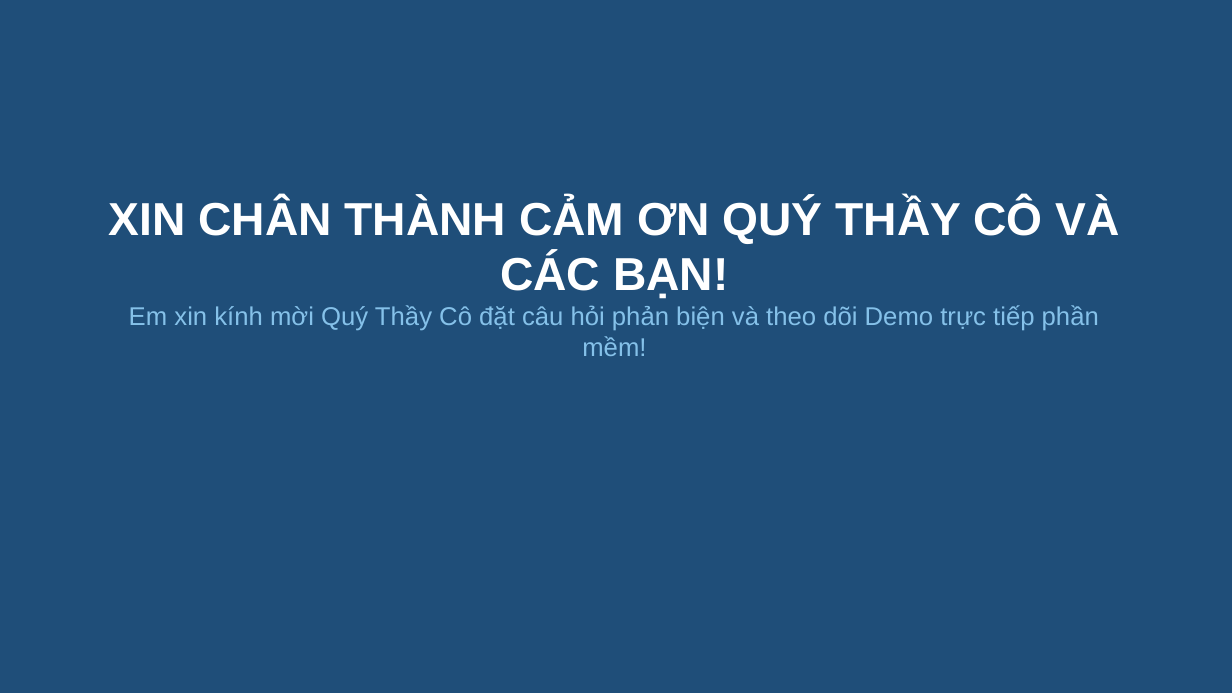
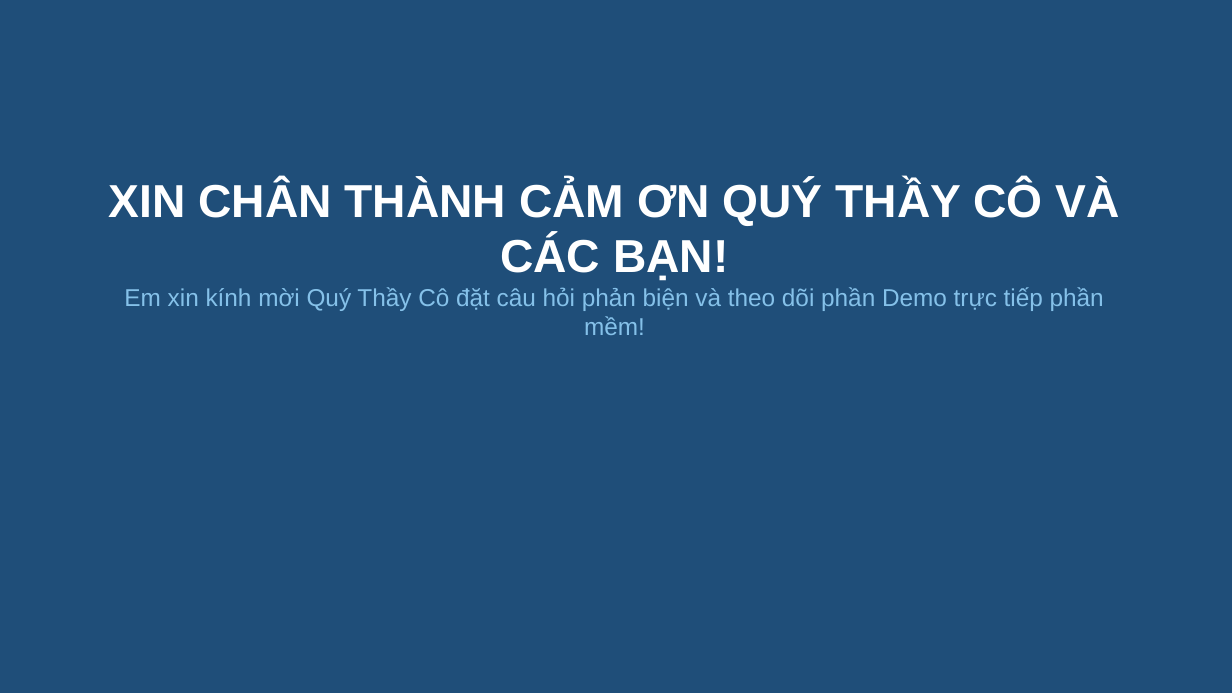
Before and after one commit to 2312741-sudo/javanc, a slide deck: slide 13 of docs/ThuyetTrinh_DeTai_DHOPM_2312741_NguyenThanhTam.pptx (slide 11 before the commit). Drawn at 1232x693 pixels with LibreOffice and Linux fonts; fonts in the diff are those of the drawing. Boxes give left, top, right and bottom in pixels: in the first picture for what was removed or moved away, otherwise in the second. Text is boxed around its words. In the diff, an @@ line names an element or a change of style, - is before the commit and + after.

```diff
--- a/docs/ThuyetTrinh_DeTai_DHOPM_2312741_NguyenThanhTam.pptx
+++ b/docs/ThuyetTrinh_DeTai_DHOPM_2312741_NguyenThanhTam.pptx
@@ text "XIN CHÂN THÀNH CẢM ƠN ...": place and size @@
-text "XIN CHÂN THÀNH CẢM ƠN ..." at <box>109,199,1119,356</box>
+text "XIN CHÂN THÀNH CẢM ƠN ..." at <box>109,180,1119,335</box>
@@ text at <box>124,287,1104,335</box>: text changed; size 20 to 19 pt @@
-Em xin kính mời Quý Thầy Cô đặt câu hỏi phản biện và theo dõi Demo trực tiếp phần mềm!
+Em xin kính mời Quý Thầy Cô đặt câu hỏi phản biện và theo dõi phần Demo trực tiếp phần mềm!
```
Also in this commit, not shown: 10 other slides changed, 2 slides added, 1 other file.
